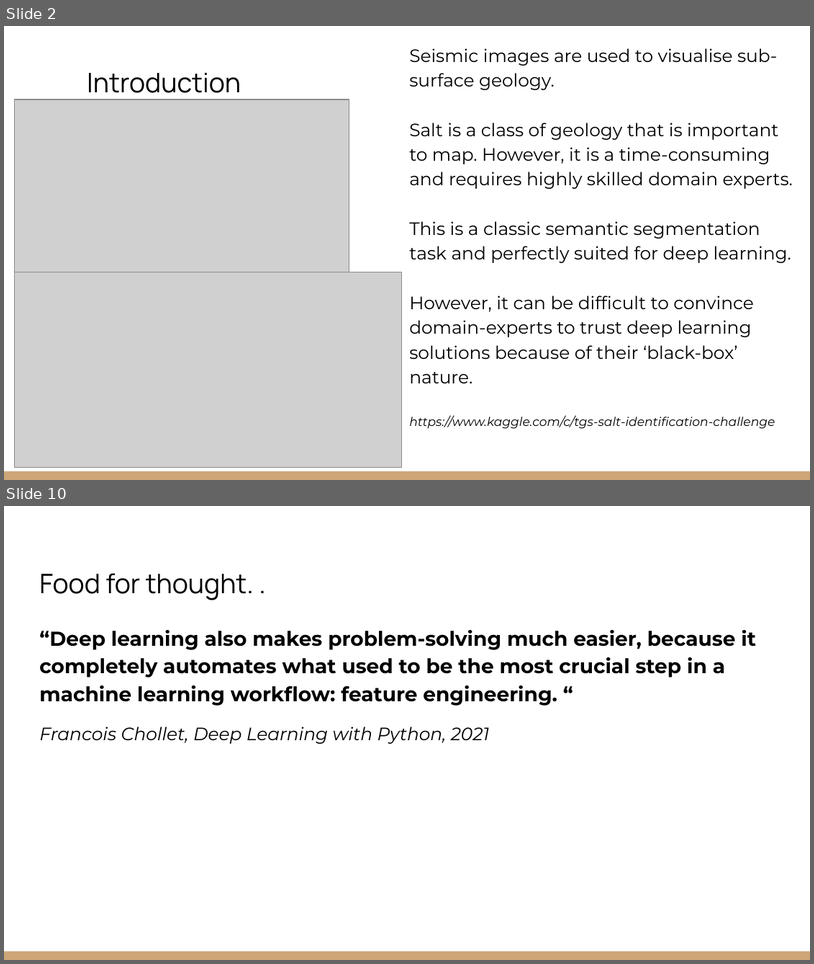
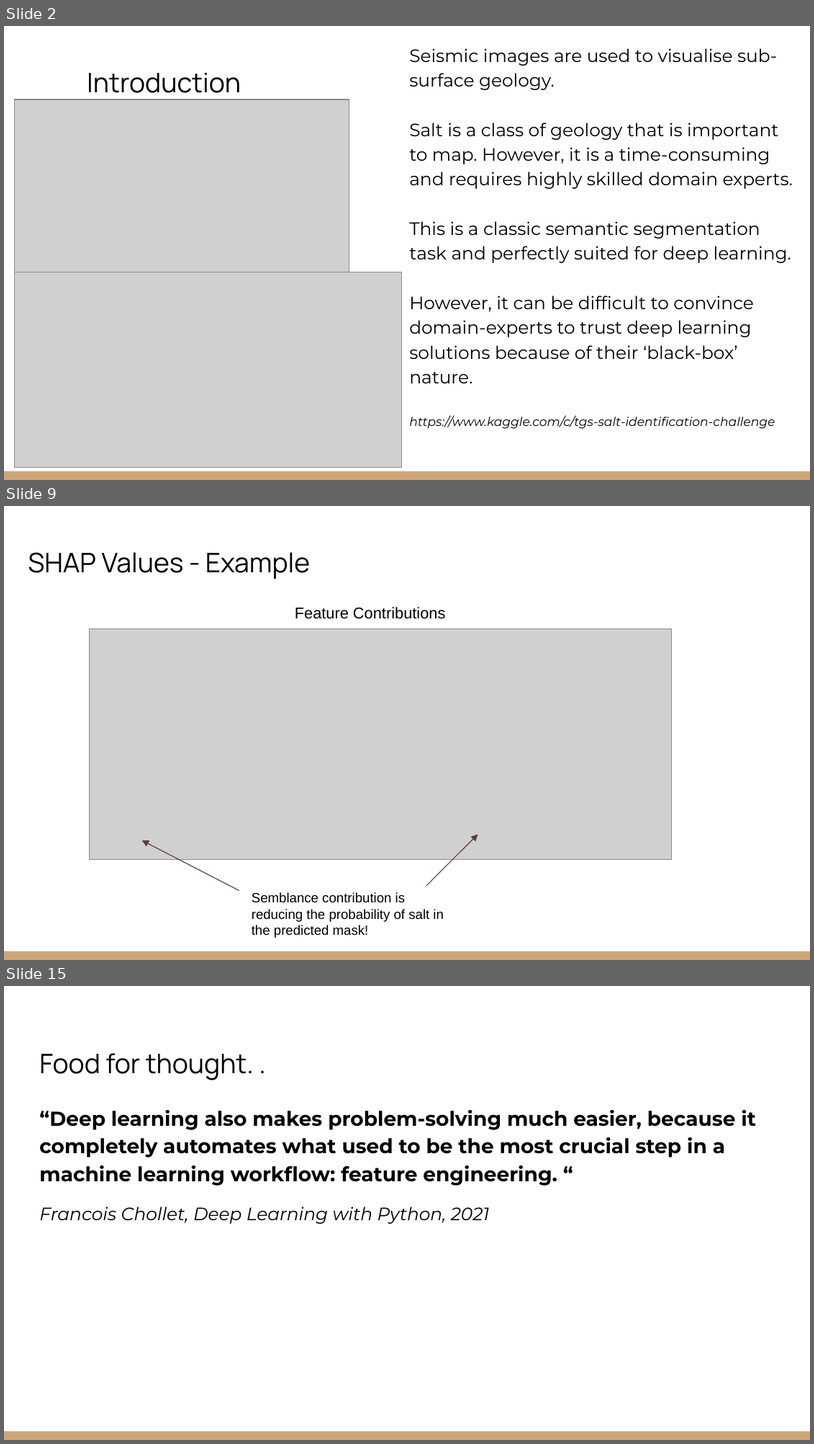
Before and after one commit to EdwinB12/Explainable-Christmas, a slide deck: Presentations/EAGE_Hackathon_2022_Explainable_Christmas.pptx. Shown one above the other, each under a label of ours: slides 2 and 10 before the commit, slides 2, 9 and 15 after it; the slides between them are not shown. The pictures are 814x964 and 814x1444 pixels, drawn with LibreOffice and Linux fonts; fonts in the diff are those of the drawing; grey boxes stand for pictures. Boxes give left, top, right and bottom in pixels: in the first picture for what was removed or moved away, otherwise in the second. Text is boxed around its words. In the diff, an @@ line names an element or a change of style, - is before the commit and + after.

```diff
--- a/Presentations/EAGE_Hackathon_2022_Explainable_Christmas.pptx
+++ b/Presentations/EAGE_Hackathon_2022_Explainable_Christmas.pptx
@@ slide 9 added at box(4, 506, 810, 960), background #FFFFFF; not listed: 1 template element that a slide beside it also shows @@
@@ title added at box(28, 552, 310, 579), 24 pt, text #000000 @@
+SHAP Values - Example
@@ text added at box(295, 607, 445, 619), 14 pt, text #000000 @@
+Feature Contributions
@@ picture added at box(90, 628, 672, 860) @@
@@ arrow added from (239, 890) to (142, 840), #5C3E35 0.75 pt @@
@@ arrow added from (427, 885) to (478, 834), #5C3E35 0.75 pt @@
@@ text added at box(252, 892, 444, 937), 12 pt, text #000000 @@
+Semblance contribution is reducing the probability of salt in the predicted mask!
@@ what was slide 10 is now slide 15 @@
```
Also in this commit, not shown: 5 slides changed, 6 other slides added, 11 slides removed, 3 other files.
